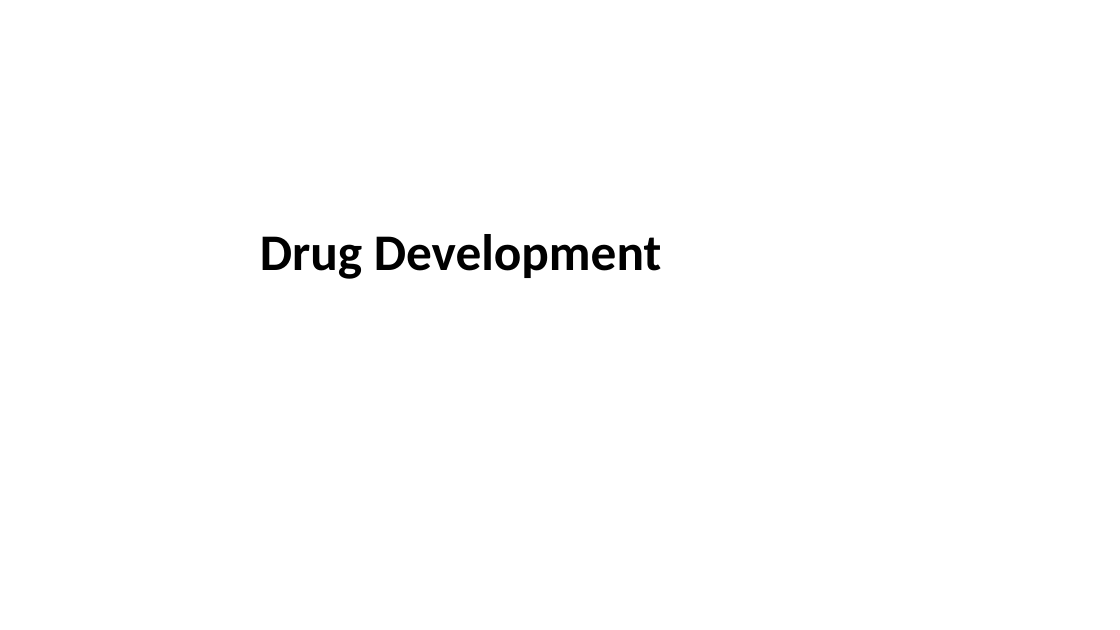
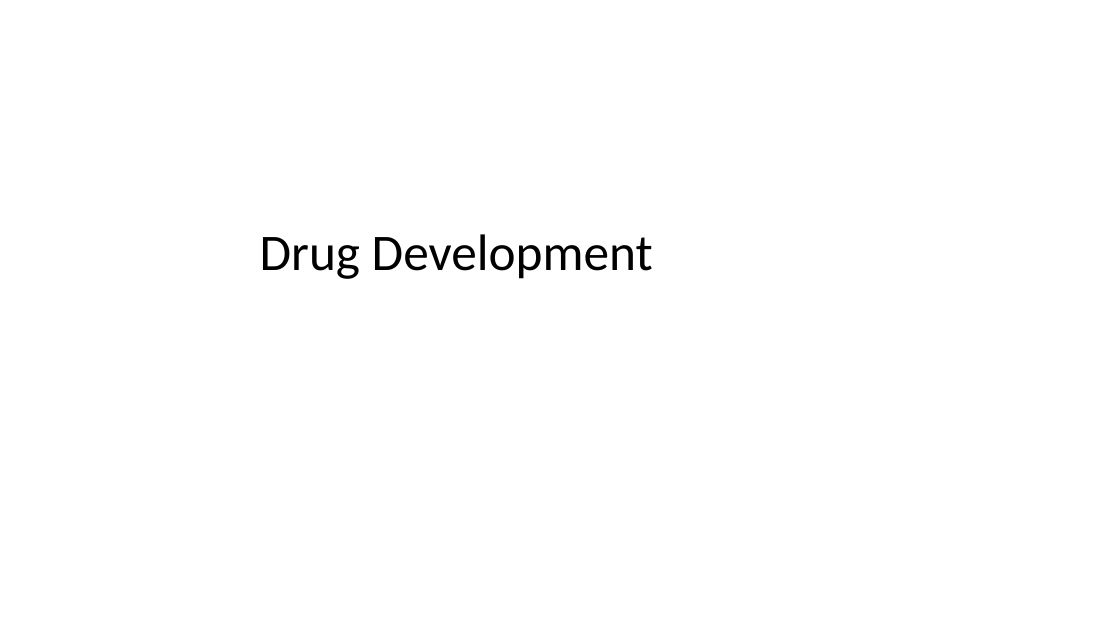
Before and after one commit to boabangf/GNN_RL_gene_trajectory_perturbation, a slide deck: slide 21 of ppt slides for omic codeathon (1) (1).pptx (slide 20 before the commit). Drawn at 1120x630 pixels with LibreOffice and Linux fonts; fonts in the diff are those of the drawing. Boxes give left, top, right and bottom in pixels: in the first picture for what was removed or moved away, otherwise in the second. Text is boxed around its words. In the diff, an @@ line names an element or a change of style, - is before the commit and + after.

```diff
--- a/ppt slides for omic codeathon (1) (1).pptx
+++ b/ppt slides for omic codeathon (1) (1).pptx
@@ title "Drug Development" at [260,234,653,279]: bold off @@
```
Also in this commit, not shown: 7 other slides changed, 1 slide added.
